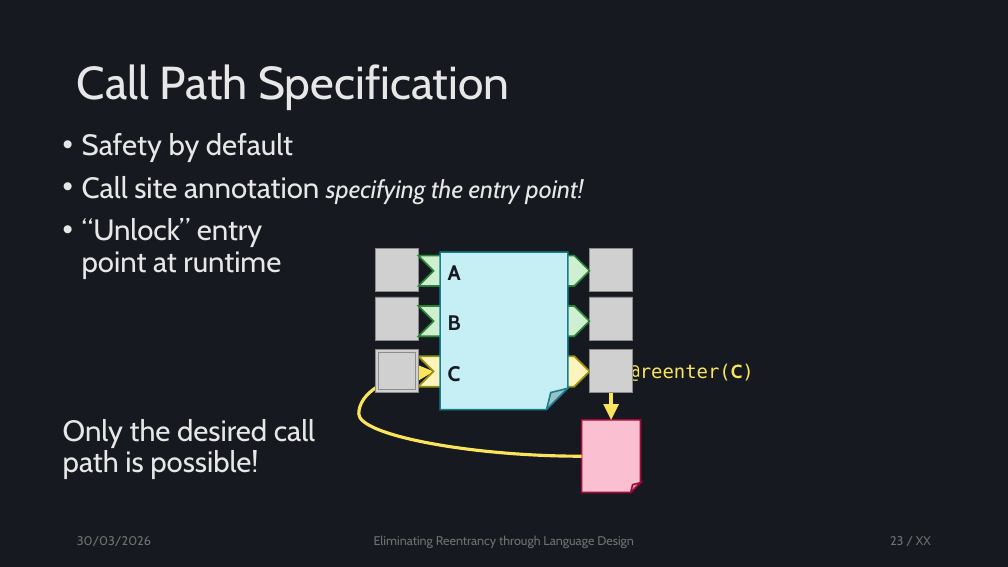
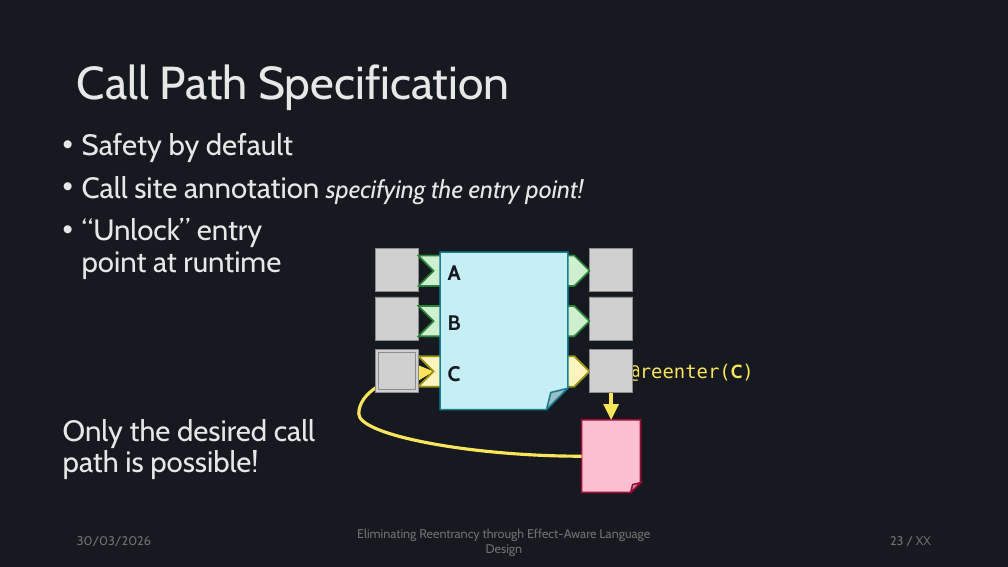
Before and after one commit to tzann/thesis, a slide deck: slide 23 of doc/presentation/Thesis.pptx. Drawn at 1008x567 pixels with LibreOffice and Linux fonts; fonts in the diff are those of the drawing; grey boxes stand for pictures. Boxes give left, top, right and bottom in pixels: in the first picture for what was removed or moved away, otherwise in the second. Text is boxed around its words. In the diff, an @@ line names an element or a change of style, - is before the commit and + after.

```diff
--- a/doc/presentation/Thesis.pptx
+++ b/doc/presentation/Thesis.pptx
@@ text at <box>357,529,650,556</box>: text changed @@
-Eliminating Reentrancy through Language Design
+Eliminating Reentrancy through Effect-Aware Language Design
```
Also in this commit, not shown: 54 other slides changed.
